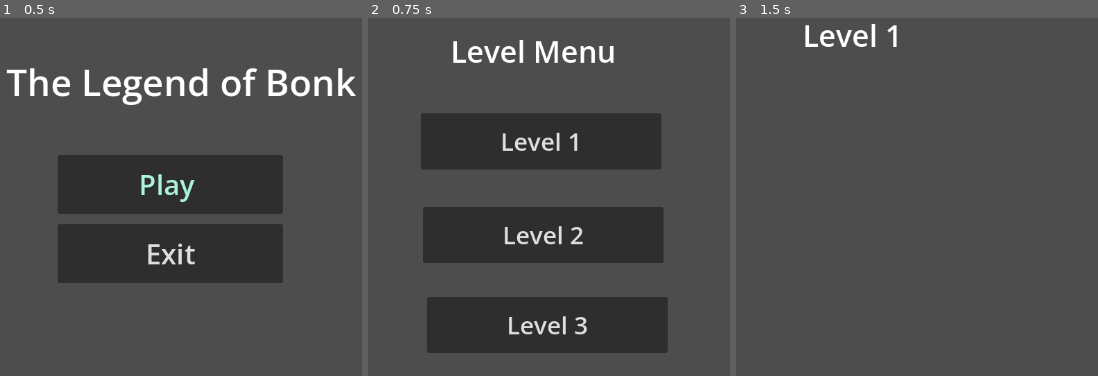
Above: before the commit, frames 1-3 (left to right).
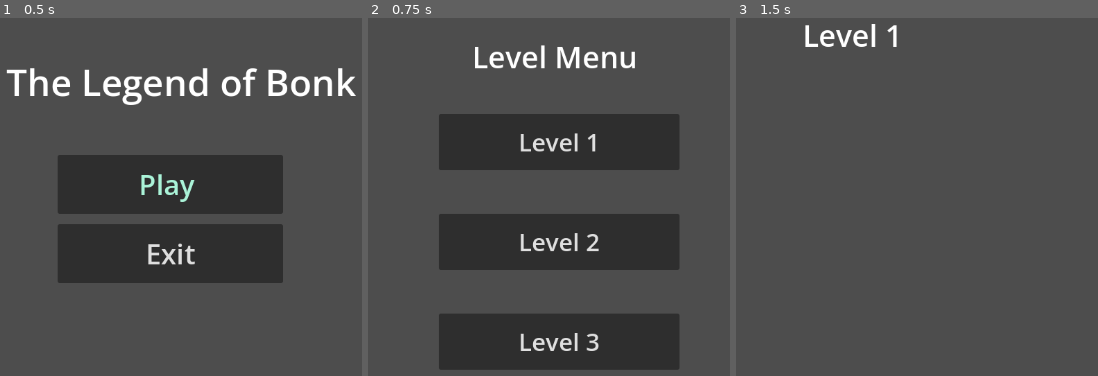
Above: after the commit, the same moments.

Repository: DLCMN/Legend-of-bonk
Game: Godot game, scene res://menu.tscn
Same seed, same stepped clock (60 frames per second), same inputs: the game is played once before the commit and once after it. Before the commit the project has no main scene; this scene is started directly in both runs.
Inputs:
- Up to frame 1 (0.5 s): no input
- Up to frame 2 (0.75 s): click "Play" at 0.5 s
- Up to frame 3 (1.5 s): click "Level 1" at 1.25 s

Frame 1 is identical in both runs. In frame 2, 16% of the frame differs, in the area x 14-86%, y 6-99%; in frame 3, nothing differs.

Commit message:
New Movement system

Diff:
--- /dev/null
+++ b/Move/movement.tscn
@@ -0,0 +1,159 @@
+[gd_scene format=3 uid="uid://bq8vi3nwkcsbh"]
+
+[ext_resource type="Script" uid="uid://bygb3s6x5cdg3" path="res://Move/player.gd" id="1_ctiow"]
+[ext_resource type="Texture2D" uid="uid://cn2wkiwi8llm7" path="res://Move/sleemplaceholder-Sheet.png" id="2_dyqxk"]
+
+[sub_resource type="Animation" id="Animation_dyqxk"]
+length = 0.001
+tracks/0/type = "value"
+tracks/0/imported = false
+tracks/0/enabled = true
+tracks/0/path = NodePath("Sprite2D:frame_coords")
+tracks/0/interp = 1
+tracks/0/loop_wrap = true
+tracks/0/keys = {
+"times": PackedFloat32Array(0),
+"transitions": PackedFloat32Array(1),
+"update": 1,
+"values": [Vector2i(0, 0)]
+}
+
+[sub_resource type="Animation" id="Animation_38sxq"]
+resource_name = "down"
+tracks/0/type = "value"
+tracks/0/imported = false
+tracks/0/enabled = true
+tracks/0/path = NodePath("Sprite2D:frame_coords")
+tracks/0/interp = 1
+tracks/0/loop_wrap = true
+tracks/0/keys = {
+"times": PackedFloat32Array(0),
+"transitions": PackedFloat32Array(1),
+"update": 1,
+"values": [Vector2i(0, 0)]
+}
+
+[sub_resource type="Animation" id="Animation_0pdi0"]
+resource_name = "left"
+tracks/0/type = "value"
+tracks/0/imported = false
+tracks/0/enabled = true
+tracks/0/path = NodePath("Sprite2D:frame_coords")
+tracks/0/interp = 1
+tracks/0/loop_wrap = true
+tracks/0/keys = {
+"times": PackedFloat32Array(0.03333333),
+"transitions": PackedFloat32Array(1),
+"update": 1,
+"values": [Vector2i(2, 0)]
+}
+
+[sub_resource type="Animation" id="Animation_p5v78"]
+resource_name = "right"
+tracks/0/type = "value"
+tracks/0/imported = false
+tracks/0/enabled = true
+tracks/0/path = NodePath("Sprite2D:frame_coords")
+tracks/0/interp = 1
+tracks/0/loop_wrap = true
+tracks/0/keys = {
+"times": PackedFloat32Array(0.1),
+"transitions": PackedFloat32Array(1),
+"update": 1,
+"values": [Vector2i(6, 0)]
+}
+
+[sub_resource type="Animation" id="Animation_0ka7j"]
+resource_name = "up"
+tracks/0/type = "value"
+tracks/0/imported = false
+tracks/0/enabled = true
+tracks/0/path = NodePath("Sprite2D:frame_coords")
+tracks/0/interp = 1
+tracks/0/loop_wrap = true
+tracks/0/keys = {
+"times": PackedFloat32Array(0),
+"transitions": PackedFloat32Array(1),
+"update": 1,
+"values": [Vector2i(4, 0)]
+}
+
+[sub_resource type="AnimationLibrary" id="AnimationLibrary_38sxq"]
+_data = {
+&"RESET": SubResource("Animation_dyqxk"),
+&"down": SubResource("Animation_38sxq"),
+&"left": SubResource("Animation_0pdi0"),
+&"right": SubResource("Animation_p5v78"),
+&"up": SubResource("Animation_0ka7j")
+}
+
+[sub_resource type="AnimationNodeAnimation" id="AnimationNodeAnimation_fu8xx"]
+animation = &"down"
+
+[sub_resource type="AnimationNodeAnimation" id="AnimationNodeAnimation_uufbx"]
+animation = &"right"
+
+[sub_resource type="AnimationNodeAnimation" id="AnimationNodeAnimation_uixo7"]
+animation = &"up"
+
+[sub_resource type="AnimationNodeAnimation" id="AnimationNodeAnimation_5e5nn"]
+animation = &"left"
+
+[sub_resource type="AnimationNodeAnimation" id="AnimationNodeAnimation_kxcuq"]
+animation = &"right"
+
+[sub_resource type="AnimationNodeAnimation" id="AnimationNodeAnimation_8stoh"]
+animation = &"right"
+
+[sub_resource type="AnimationNodeAnimation" id="AnimationNodeAnimation_xhdvj"]
+animation = &"left"
+
+[sub_resource type="AnimationNodeAnimation" id="AnimationNodeAnimation_ltlno"]
+animation = &"left"
+
+[sub_resource type="AnimationNodeBlendSpace2D" id="AnimationNodeBlendSpace2D_581qr"]
+blend_point_0/node = SubResource("AnimationNodeAnimation_fu8xx")
+blend_point_0/pos = Vector2(0, 1)
+blend_point_1/node = SubResource("AnimationNodeAnimation_uufbx")
+blend_point_1/pos = Vector2(1, 0)
+blend_point_2/node = SubResource("AnimationNodeAnimation_uixo7")
+blend_point_2/pos = Vector2(0, -0.90000004)
+blend_point_3/node = SubResource("AnimationNodeAnimation_5e5nn")
+blend_point_3/pos = Vector2(-1, 0)
+blend_point_4/node = SubResource("AnimationNodeAnimation_kxcuq")
+blend_point_4/pos = Vector2(0.5, 0.6)
+blend_point_5/node = SubResource("AnimationNodeAnimation_8stoh")
+blend_point_5/pos = Vector2(0.5, -0.5)
+blend_point_6/node = SubResource("AnimationNodeAnimation_xhdvj")
+blend_point_6/pos = Vector2(-0.5, 0.6)
+blend_point_7/node = SubResource("AnimationNodeAnimation_ltlno")
+blend_point_7/pos = Vector2(-0.5, -0.5)
+
+[sub_resource type="AnimationNodeStateMachine" id="AnimationNodeStateMachine_0p8bk"]
+states/walk/node = SubResource("AnimationNodeBlendSpace2D_581qr")
+states/walk/position = Vector2(451.6, 78.4)
+
+[sub_resource type="RectangleShape2D" id="RectangleShape2D_ctiow"]
+size = Vector2(66.5, 90)
+
+[node name="CharacterBody2D" type="CharacterBody2D" unique_id=1861891870 node_paths=PackedStringArray("animation_tree")]
+script = ExtResource("1_ctiow")
+animation_tree = NodePath("AnimationTree")
+
+[node name="Sprite2D" type="Sprite2D" parent="." unique_id=2029401155]
+position = Vector2(-4, 3)
+scale = Vector2(4, 4)
+texture = ExtResource("2_dyqxk")
+hframes = 8
+
+[node name="AnimationPlayer" type="AnimationPlayer" parent="." unique_id=657987963]
+libraries/ = SubResource("AnimationLibrary_38sxq")
+
+[node name="AnimationTree" type="AnimationTree" parent="." unique_id=189072991]
+tree_root = SubResource("AnimationNodeStateMachine_0p8bk")
+anim_player = NodePath("../AnimationPlayer")
+parameters/walk/blend_position = Vector2(0, 0)
+
+[node name="CollisionShape2D" type="CollisionShape2D" parent="." unique_id=1318628449]
+position = Vector2(0, -8)
+shape = SubResource("RectangleShape2D_ctiow")
--- /dev/null
+++ b/Move/player.gd
@@ -0,0 +1,28 @@
+class_name player
+extends CharacterBody2D
+
+@export var speed : float = 50
+@export var animation_tree : AnimationTree
+
+var input : Vector2
+var playback : AnimationNodeStateMachinePlayback
+
+func _ready():
+	playback = animation_tree["parameters/playback"]
+
+func _physics_process(_delta: float) -> void:
+	input = Input.get_vector("left" , "right" , "up" , "down")
+	velocity = input * speed
+	move_and_slide()
+	select_animation()
+	update_animation_parameters()
+
+func select_animation():
+	if velocity == Vector2.ZERO:
+		playback.travel("walk")
+
+func update_animation_parameters():
+	if input == Vector2.ZERO:
+		return
+
+	animation_tree["parameters/walk/blend_position"] = input
--- a/level_menu.tscn
+++ b/level_menu.tscn
@@ -4,36 +4,37 @@
 
 [node name="levelMenu" type="Node2D" unique_id=2061320339]
 script = ExtResource("1_pssaq")
+metadata/_edit_horizontal_guides_ = [130.0, -71.0]
 
 [node name="Label" type="Label" parent="." unique_id=182314746]
-offset_left = 481.0
-offset_top = 72.0
-offset_right = 732.0
-offset_bottom = 140.0
+offset_left = 512.0
+offset_top = 80.0
+offset_right = 763.0
+offset_bottom = 148.0
 theme_override_font_sizes/font_size = 43
 text = "Level Menu "
 
 [node name="Level1" type="Button" parent="." unique_id=62624231]
-offset_left = 438.0
-offset_top = 191.0
-offset_right = 785.0
-offset_bottom = 272.0
+offset_left = 464.0
+offset_top = 192.0
+offset_right = 811.0
+offset_bottom = 273.0
 theme_override_font_sizes/font_size = 35
 text = "Level 1"
 
 [node name="Level2" type="Button" parent="." unique_id=191977250]
-offset_left = 441.0
-offset_top = 326.0
-offset_right = 788.0
-offset_bottom = 407.0
+offset_left = 464.0
+offset_top = 336.0
+offset_right = 811.0
+offset_bottom = 417.0
 theme_override_font_sizes/font_size = 35
 text = "Level 2"
 
 [node name="Level3" type="Button" parent="." unique_id=918920364]
-offset_left = 447.0
-offset_top = 456.0
-offset_right = 794.0
-offset_bottom = 537.0
+offset_left = 464.0
+offset_top = 480.0
+offset_right = 811.0
+offset_bottom = 561.0
 theme_override_font_sizes/font_size = 35
 text = "Level 3"
 
--- a/project.godot
+++ b/project.godot
@@ -11,8 +11,36 @@
 [application]
 
 config/name="LegandOfBonk"
+run/main_scene="uid://bq8vi3nwkcsbh"
 config/features=PackedStringArray("4.6", "GL Compatibility")
 config/icon="res://icon.svg"
+
+[input]
+
+left={
+"deadzone": 0.2,
+"events": [Object(InputEventKey,"resource_local_to_scene":false,"resource_name":"","device":-1,"window_id":0,"alt_pressed":false,"shift_pressed":false,"ctrl_pressed":false,"meta_pressed":false,"pressed":false,"keycode":0,"physical_keycode":65,"key_label":0,"unicode":97,"location":0,"echo":false,"script":null)
+, Object(InputEventKey,"resource_local_to_scene":false,"resource_name":"","device":-1,"window_id":0,"alt_pressed":false,"shift_pressed":false,"ctrl_pressed":false,"meta_pressed":false,"pressed":false,"keycode":0,"physical_keycode":4194319,"key_label":0,"unicode":0,"location":0,"echo":false,"script":null)
+]
+}
+down={
+"deadzone": 0.2,
+"events": [Object(InputEventKey,"resource_local_to_scene":false,"resource_name":"","device":-1,"window_id":0,"alt_pressed":false,"shift_pressed":false,"ctrl_pressed":false,"meta_pressed":false,"pressed":false,"keycode":0,"physical_keycode":83,"key_label":0,"unicode":115,"location":0,"echo":false,"script":null)
+, Object(InputEventKey,"resource_local_to_scene":false,"resource_name":"","device":-1,"window_id":0,"alt_pressed":false,"shift_pressed":false,"ctrl_pressed":false,"meta_pressed":false,"pressed":false,"keycode":0,"physical_keycode":4194322,"key_label":0,"unicode":0,"location":0,"echo":false,"script":null)
+]
+}
+right={
+"deadzone": 0.2,
+"events": [Object(InputEventKey,"resource_local_to_scene":false,"resource_name":"","device":-1,"window_id":0,"alt_pressed":false,"shift_pressed":false,"ctrl_pressed":false,"meta_pressed":false,"pressed":false,"keycode":0,"physical_keycode":68,"key_label":0,"unicode":100,"location":0,"echo":false,"script":null)
+, Object(InputEventKey,"resource_local_to_scene":false,"resource_name":"","device":-1,"window_id":0,"alt_pressed":false,"shift_pressed":false,"ctrl_pressed":false,"meta_pressed":false,"pressed":false,"keycode":0,"physical_keycode":4194321,"key_label":0,"unicode":0,"location":0,"echo":false,"script":null)
+]
+}
+up={
+"deadzone": 0.2,
+"events": [Object(InputEventKey,"resource_local_to_scene":false,"resource_name":"","device":-1,"window_id":0,"alt_pressed":false,"shift_pressed":false,"ctrl_pressed":false,"meta_pressed":false,"pressed":false,"keycode":0,"physical_keycode":87,"key_label":0,"unicode":119,"location":0,"echo":false,"script":null)
+, Object(InputEventKey,"resource_local_to_scene":false,"resource_name":"","device":-1,"window_id":0,"alt_pressed":false,"shift_pressed":false,"ctrl_pressed":false,"meta_pressed":false,"pressed":false,"keycode":0,"physical_keycode":4194320,"key_label":0,"unicode":0,"location":0,"echo":false,"script":null)
+]
+}
 
 [physics]
 
@@ -20,6 +48,5 @@
 
 [rendering]
 
+textures/canvas_textures/default_texture_filter=0
 rendering_device/driver.windows="d3d12"
-renderer/rendering_method="gl_compatibility"
-renderer/rendering_method.mobile="gl_compatibility"
Binary file added: Move/movementtrial-1/sleemplaceholder-Sheet.png
Not shown, added: Move/player.gd.uid
Binary file added: Move/sleemplaceholder-Sheet.png
Not shown, added: Move/sleemplaceholder-Sheet.png.import
